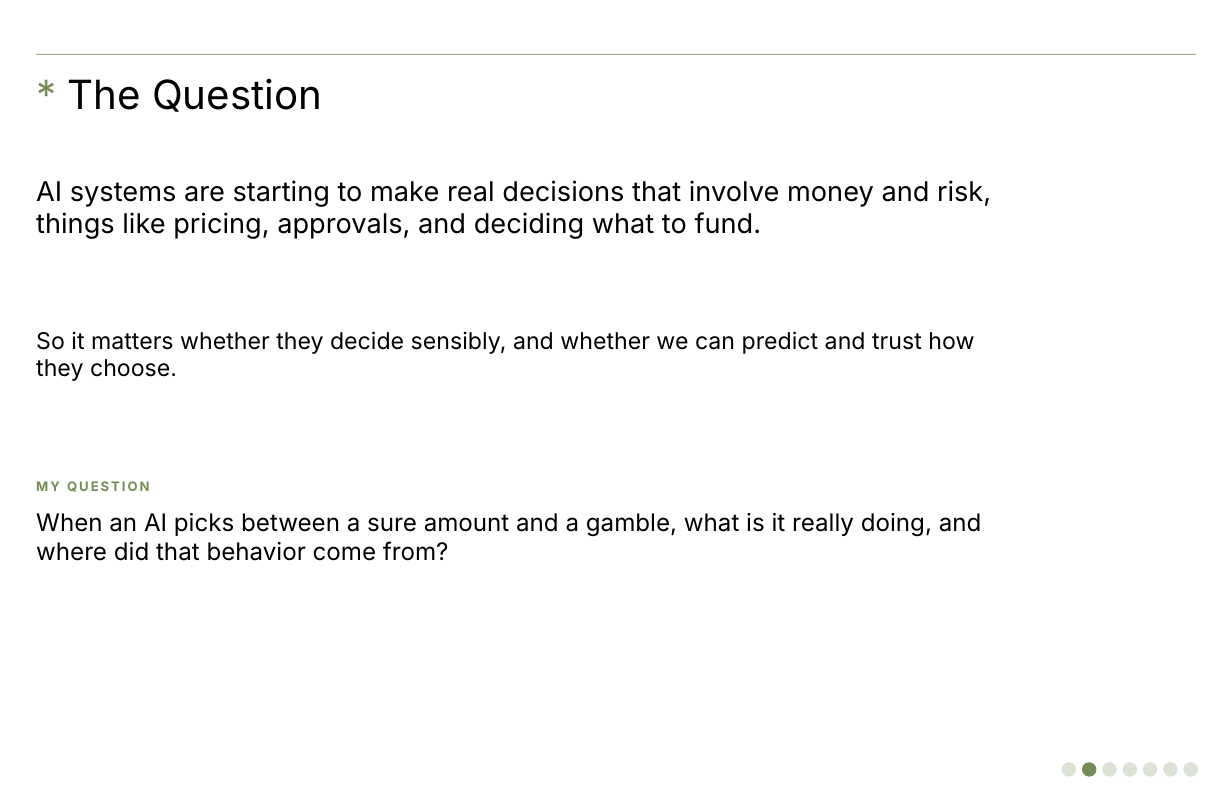
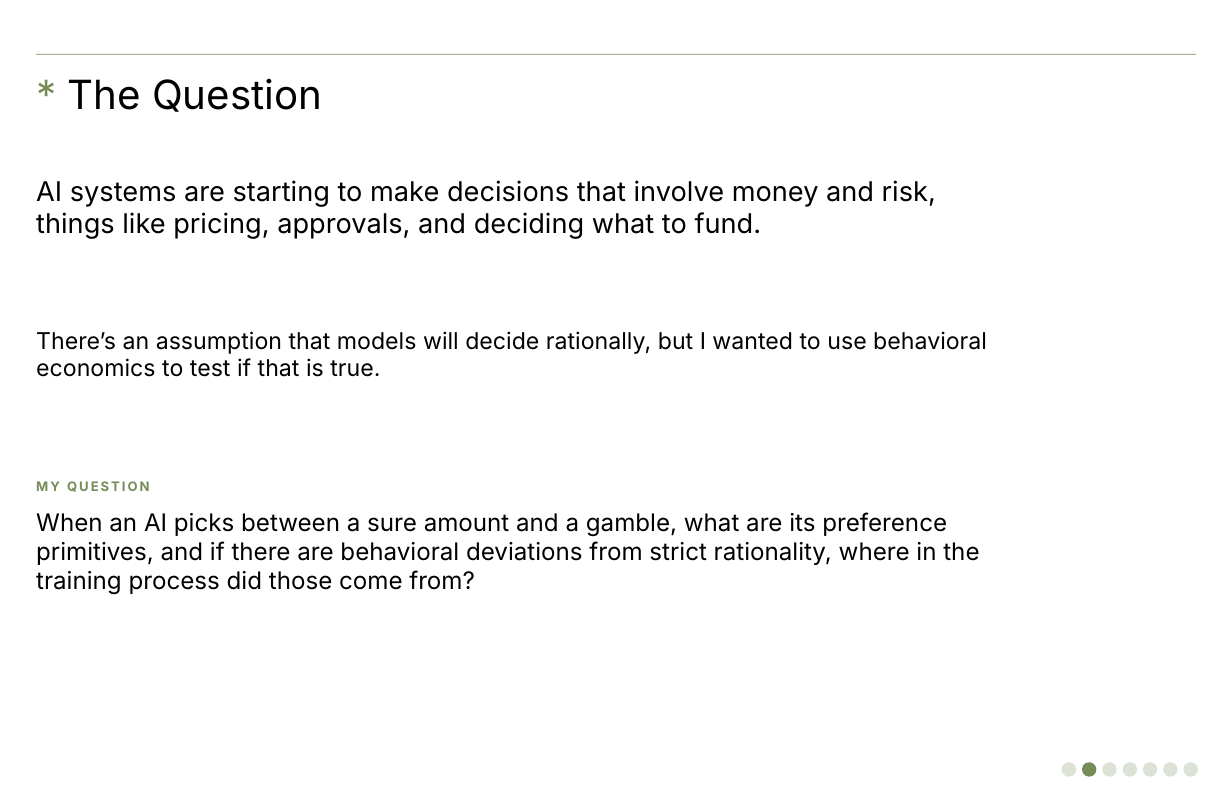
Before and after one commit to jblakeslee89/llm-revealed-preferences, a slide deck: slide 2 of briefings/ipr-5min.pptx. Drawn at 1232x797 pixels with LibreOffice and Linux fonts; fonts in the diff are those of the drawing. Boxes give left, top, right and bottom in pixels: in the first picture for what was removed or moved away, otherwise in the second. Text is boxed around its words. In the diff, an @@ line names an element or a change of style, - is before the commit and + after.

```diff
--- a/briefings/ipr-5min.pptx
+++ b/briefings/ipr-5min.pptx
@@ text at (36, 180, 936, 239): text changed @@
-AI systems are starting to make real decisions that involve money and risk, things like pricing, approvals, and deciding what to fund.
+AI systems are starting to make decisions that involve money and risk, things like pricing, approvals, and deciding what to fund.
@@ text at (36, 331, 987, 377): text changed @@
-So it matters whether they decide sensibly, and whether we can predict and trust how they choose.
+There’s an assumption that models will decide rationally, but I wanted to use behavioral economics to test if that is true.
@@ text at (36, 512, 979, 595): text changed @@
-When an AI picks between a sure amount and a gamble, what is it really doing, and where did that behavior come from?
+When an AI picks between a sure amount and a gamble, what are its preference primitives, and if there are behavioral deviations from strict rationality, where in the training process did those come from?
```
Also in this commit, not shown: 2 other slides changed, 4 other files.
